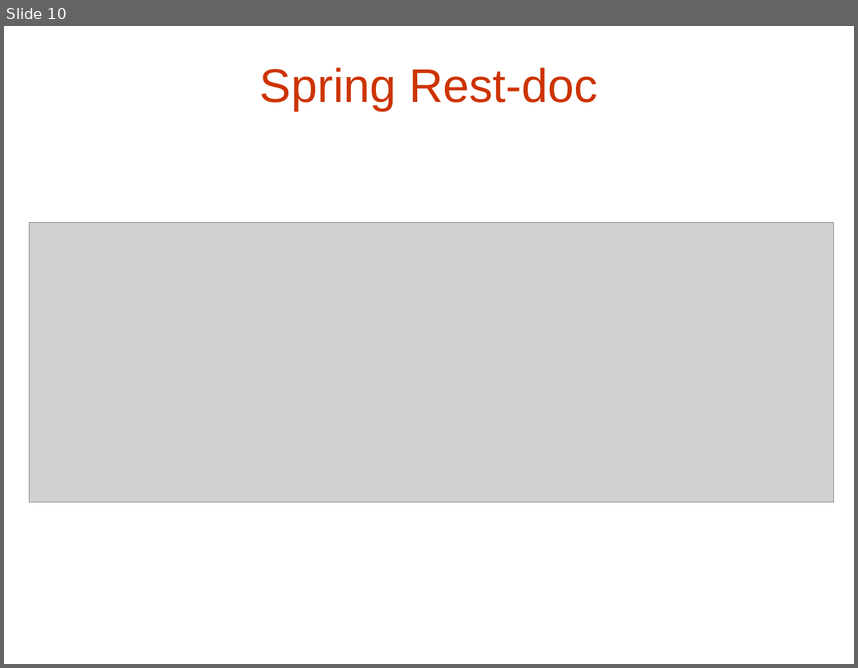
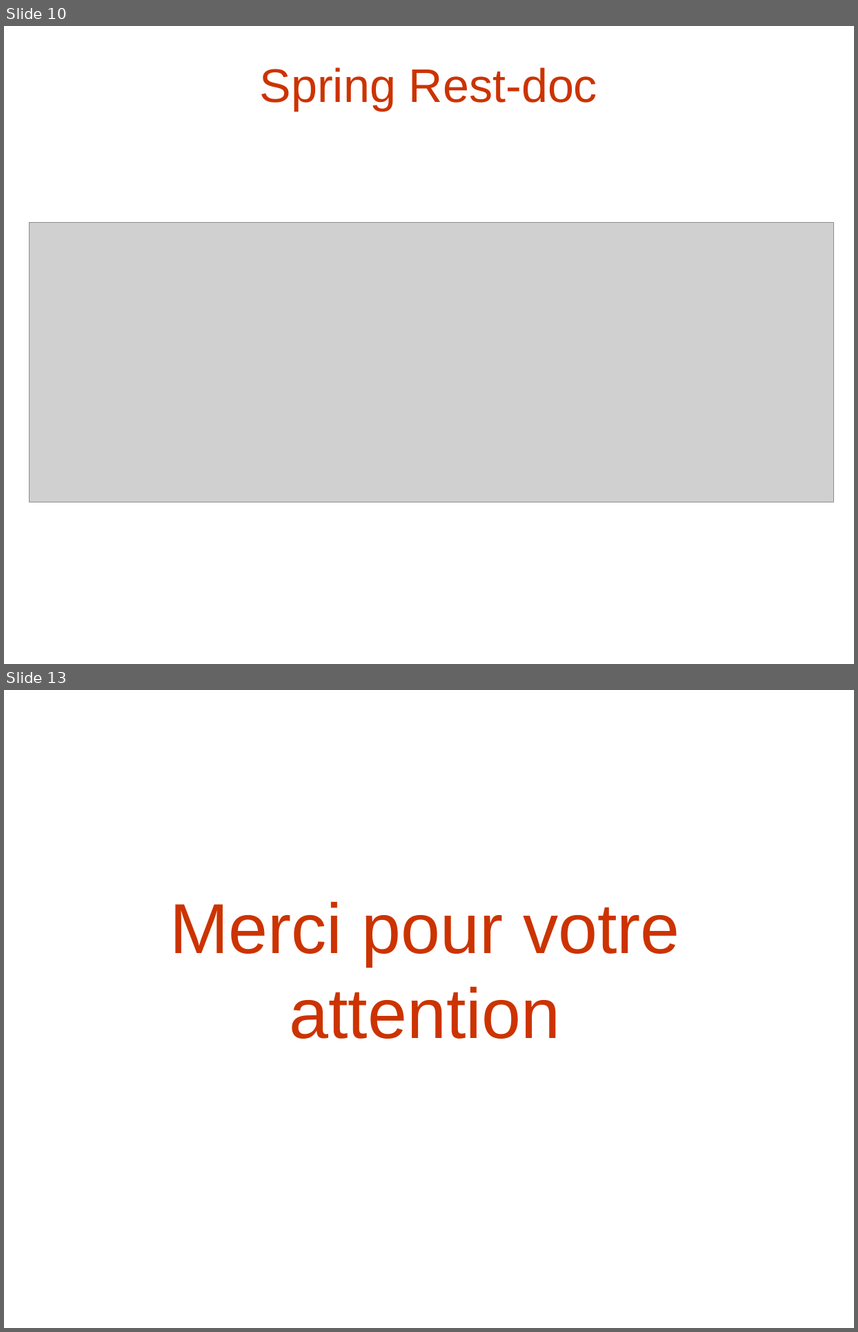
Before and after one commit to RDecreuse/btl-marketplace, a slide deck: src/main/resources/prez.pptx. Shown one above the other, each under a label of ours: slide 10 before the commit, slides 10 and 13 after it; the slides between them are not shown. The pictures are 858x668 and 858x1332 pixels, drawn with LibreOffice and Linux fonts; fonts in the diff are those of the drawing; grey boxes stand for pictures. Boxes give left, top, right and bottom in pixels: in the first picture for what was removed or moved away, otherwise in the second. Text is boxed around its words. In the diff, an @@ line names an element or a change of style, - is before the commit and + after.

```diff
--- a/src/main/resources/prez.pptx
+++ b/src/main/resources/prez.pptx
@@ slide 13 added at (4,690,854,1328), background #FFFFFF @@
@@ text added at (170,901,680,1038), 66 pt, text #CC3300 @@
+Merci pour votre attention
```
Also in this commit, not shown: 3 slides changed, 1 other slide added, 8 other files.
